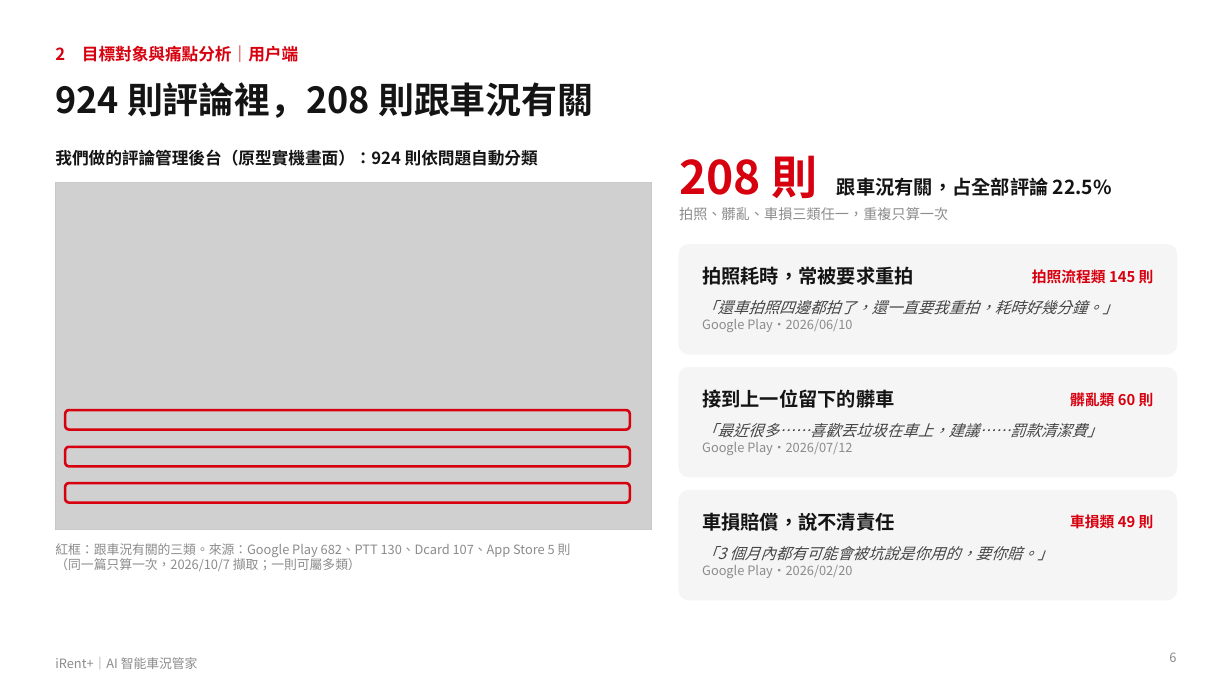
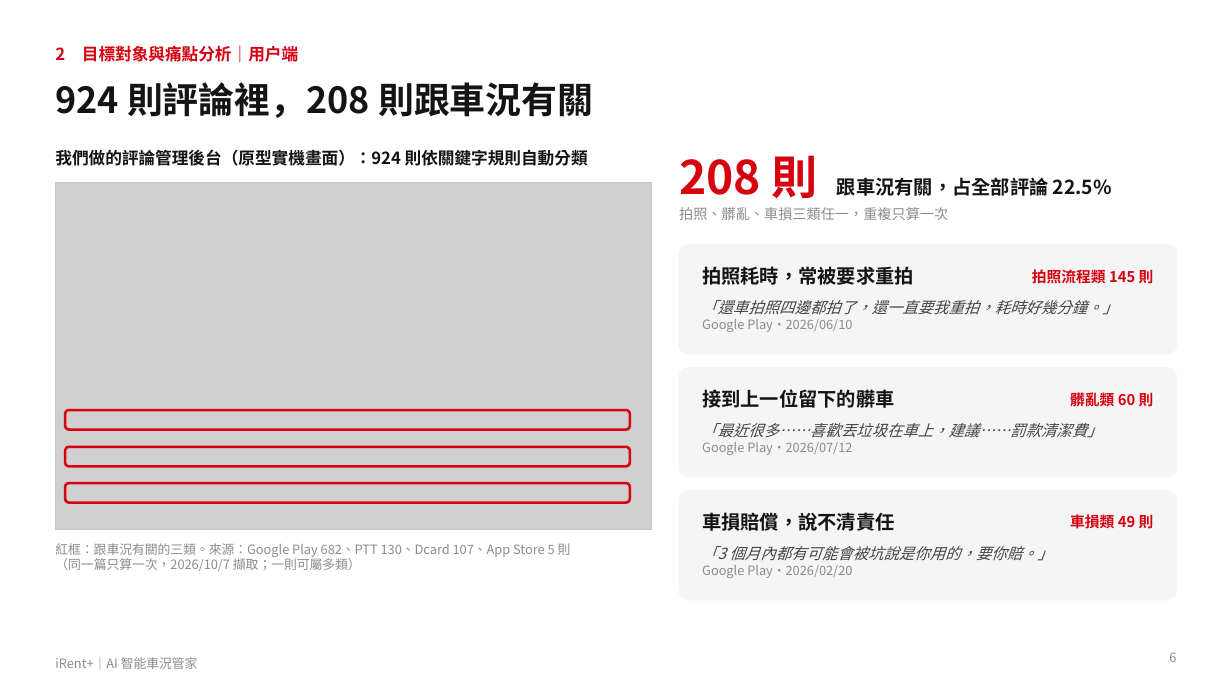
Before and after one commit to Allenwang2004/irent, a slide deck: slide 6 of deck/iRent+_解決方案.pptx. Drawn at 1232x693 pixels with LibreOffice and Linux fonts; fonts in the diff are those of the drawing; grey boxes stand for pictures. Boxes give left, top, right and bottom in pixels: in the first picture for what was removed or moved away, otherwise in the second. Text is boxed around its words. In the diff, an @@ line names an element or a change of style, - is before the commit and + after.

```diff
--- a/deck/iRent+_解決方案.pptx
+++ b/deck/iRent+_解決方案.pptx
@@ text at (55, 149, 588, 166): text changed @@
-我們做的評論管理後台（原型實機畫面）：924 則依問題自動分類
+我們做的評論管理後台（原型實機畫面）：924 則依關鍵字規則自動分類
```
Also in this commit, not shown: 9 other slides changed, 1 other file.
